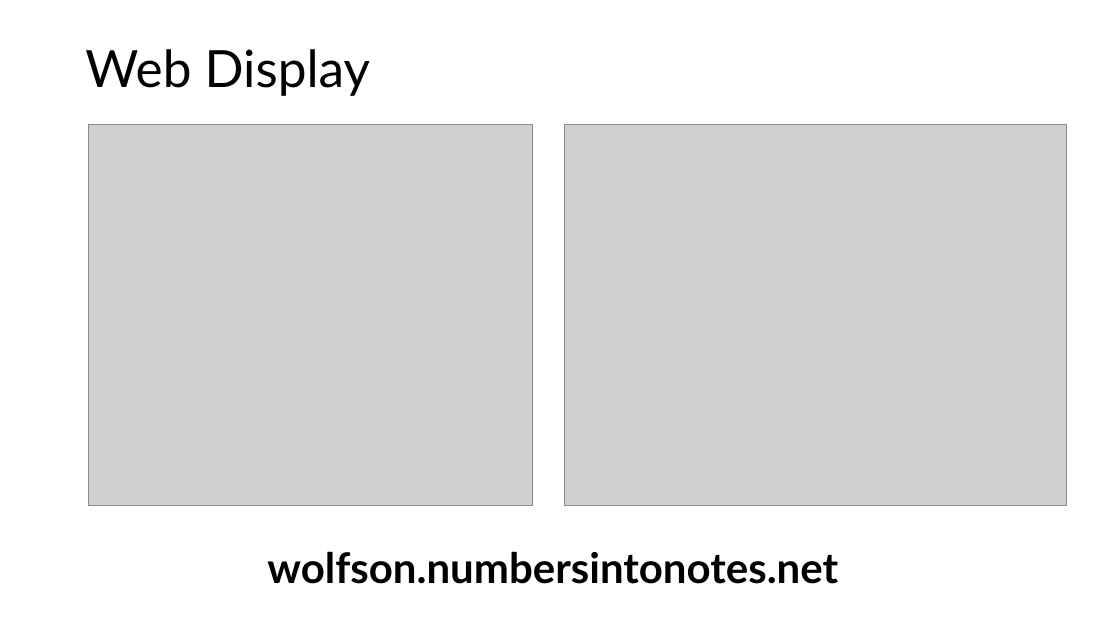
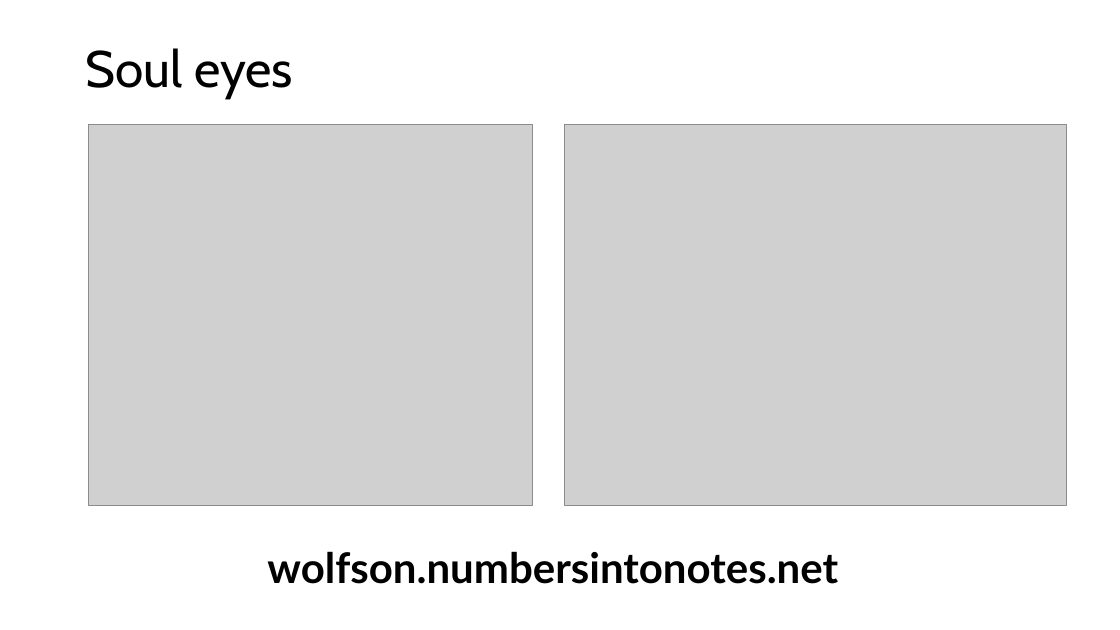
Before and after one commit to davidderoure/wolfson, a slide deck: slide 8 of docs/wolfson.pptx. Drawn at 1120x630 pixels with LibreOffice and Linux fonts; fonts in the diff are those of the drawing; grey boxes stand for pictures. Boxes give left, top, right and bottom in pixels: in the first picture for what was removed or moved away, otherwise in the second. Text is boxed around its words. In the diff, an @@ line names an element or a change of style, - is before the commit and + after.

```diff
--- a/docs/wolfson.pptx
+++ b/docs/wolfson.pptx
@@ title at (85, 48, 293, 98): text changed; font Lato to Cabin @@
-Web Display
+Soul eyes
```
Also in this commit, not shown: 4 other slides changed, 1 other file.
